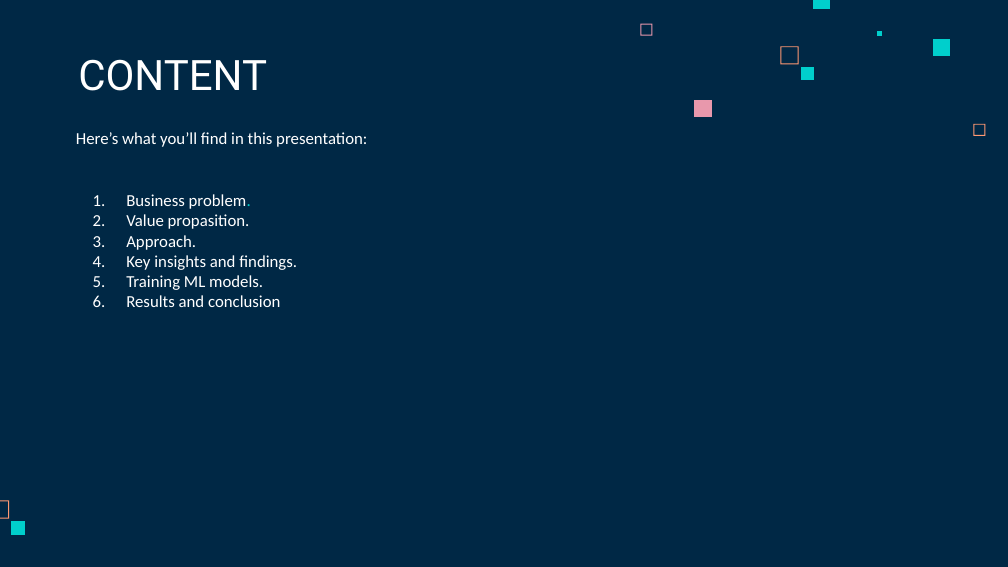
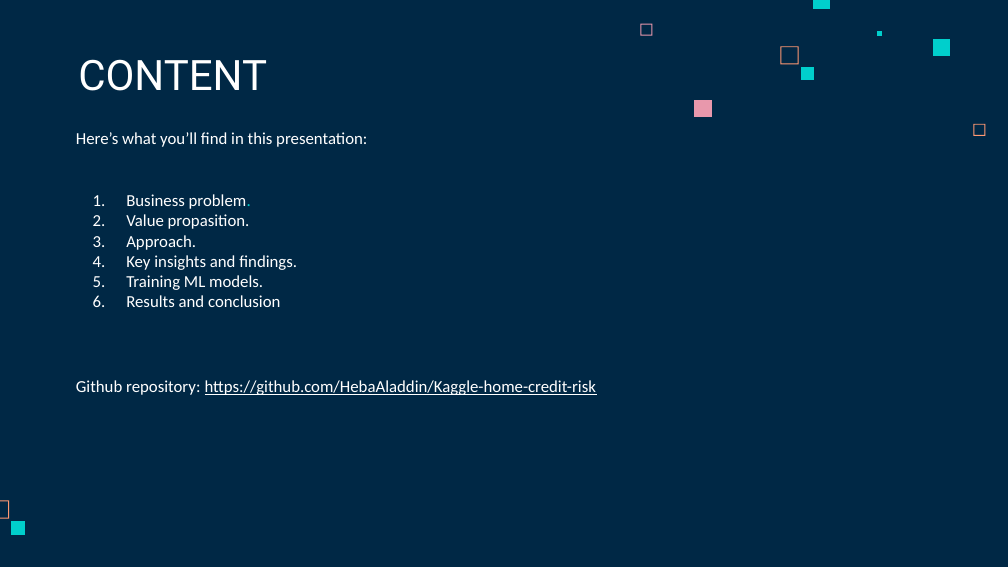
Before and after one commit to HebaAladdin/Kaggle-home-credit-risk, a slide deck: slide 2 of Presentation/Home Credit Default Risk.pptx. Drawn at 1008x567 pixels with LibreOffice and Linux fonts; fonts in the diff are those of the drawing. Boxes give left, top, right and bottom in pixels: in the first picture for what was removed or moved away, otherwise in the second. Text is boxed around its words. In the diff, an @@ line names an element or a change of style, - is before the commit and + after.

Commit message:
Add github link in the presentation

```diff
--- a/Presentation/Home Credit Default Risk.pptx
+++ b/Presentation/Home Credit Default Risk.pptx
@@ text at (76,380,596,395): paragraph added @@
+Github repository: https://github.com/HebaAladdin/Kaggle-home-credit-risk
```
Also in this commit, not shown: 1 other slide changed, 1 other file.
